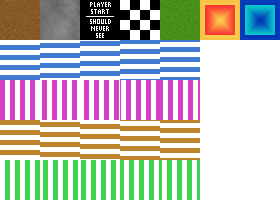
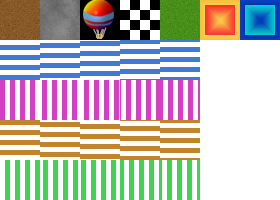
Comparing the layer stacks of the two 280px x 200px images. Changes:
added layer "Layer 13" above "Layer 12" over 83, 0, 114, 39
painted on "Layer 4 copy" over 86, 2, 114, 38
